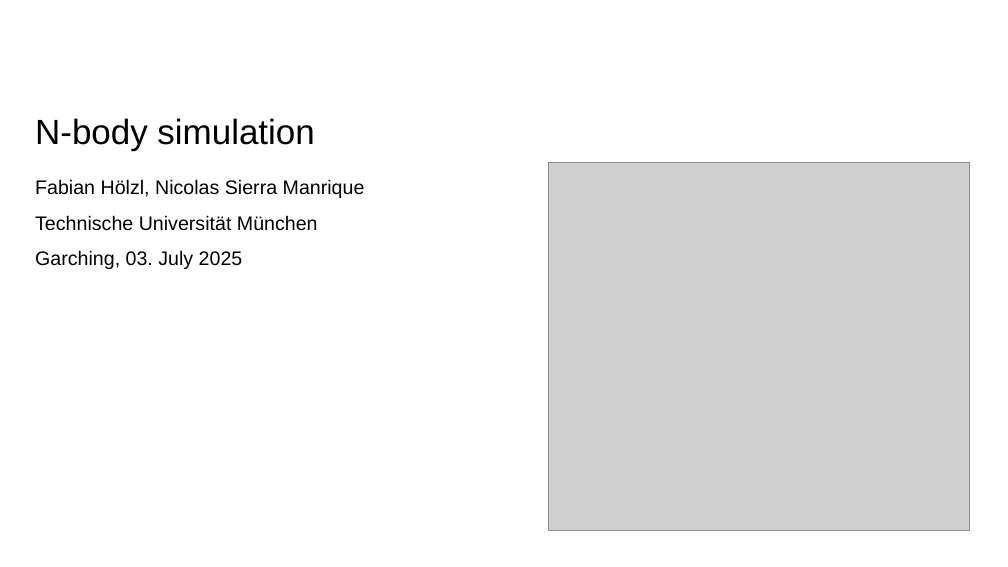
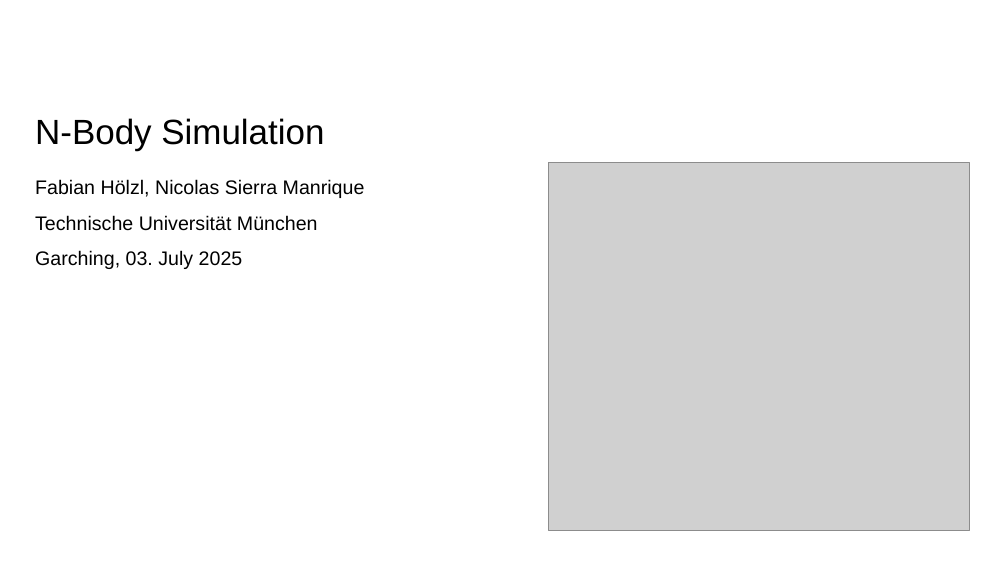
Before and after one commit to Goblin-0-0-7/n-body-cuda, a slide deck: slide 1 of presentation/nbody - Presentation.pptx. Drawn at 1008x567 pixels with LibreOffice and Linux fonts; fonts in the diff are those of the drawing; grey boxes stand for pictures; background and template pictures are left out. Boxes give left, top, right and bottom in pixels: in the first picture for what was removed or moved away, otherwise in the second. Text is boxed around its words. In the diff, an @@ line names an element or a change of style, - is before the commit and + after.

```diff
--- a/presentation/nbody - Presentation.pptx
+++ b/presentation/nbody - Presentation.pptx
@@ title at [35, 118, 324, 151]: text changed @@
-N-body simulation
+N-Body Simulation
```
Also in this commit, not shown: 10 slides added, 20 slides removed.
